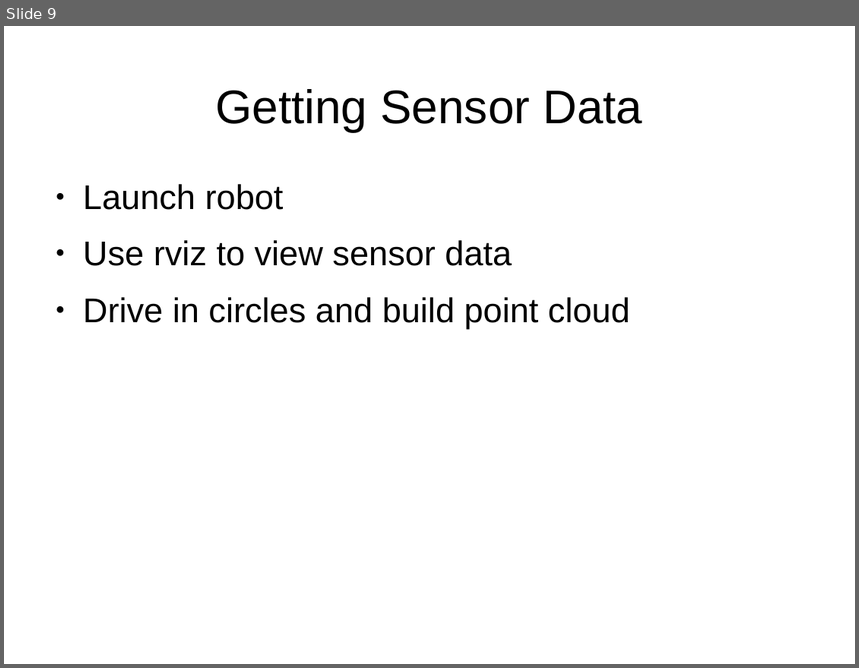
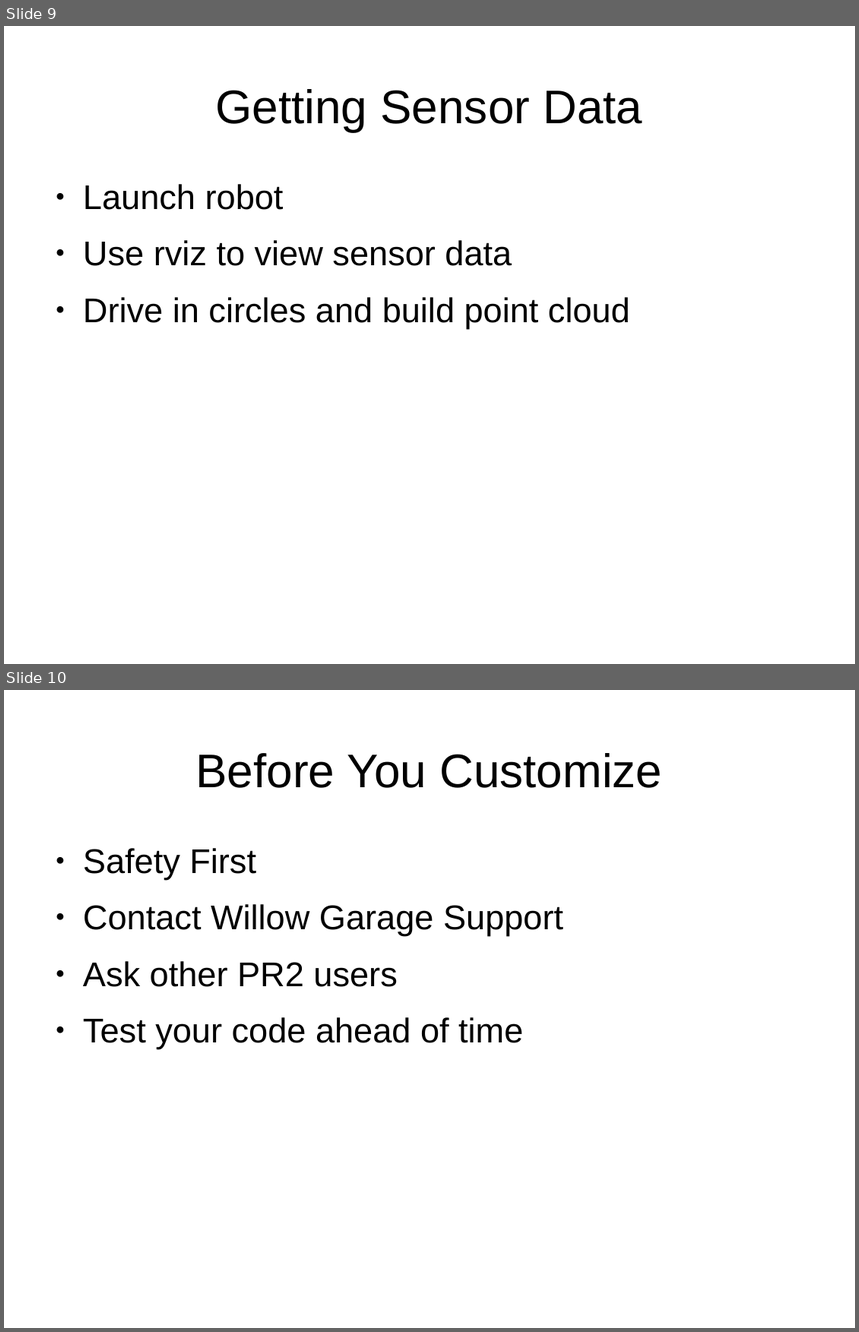
Before and after one commit to PR2/pr2_docs, a slide deck: pr2_training_workshop/modifying_pr2/adding_sensor.odp. Shown one above the other, each under a label of ours: slide 9 before the commit, slides 9 and 10 after it. The pictures are 859x668 and 859x1332 pixels, drawn with LibreOffice and Linux fonts; fonts in the diff are those of the drawing. Boxes give left, top, right and bottom in pixels: in the first picture for what was removed or moved away, otherwise in the second. Text is boxed around its words. In the diff, an @@ line names an element or a change of style, - is before the commit and + after.

```diff
--- a/pr2_training_workshop/modifying_pr2/adding_sensor.odp
+++ b/pr2_training_workshop/modifying_pr2/adding_sensor.odp
@@ slide 10 added at [4, 690, 855, 1328], background #FFFFFF @@
@@ title added at [196, 753, 662, 788], 44 pt, text #000000 @@
+Before You Customize
@@ text added at [83, 848, 563, 1049], 32 pt, text #000000 @@
+● Safety First
+● Contact Willow Garage Support
+● Ask other PR2 users
+● Test your code ahead of time
```
Also in this commit, not shown: 1 slide changed.
